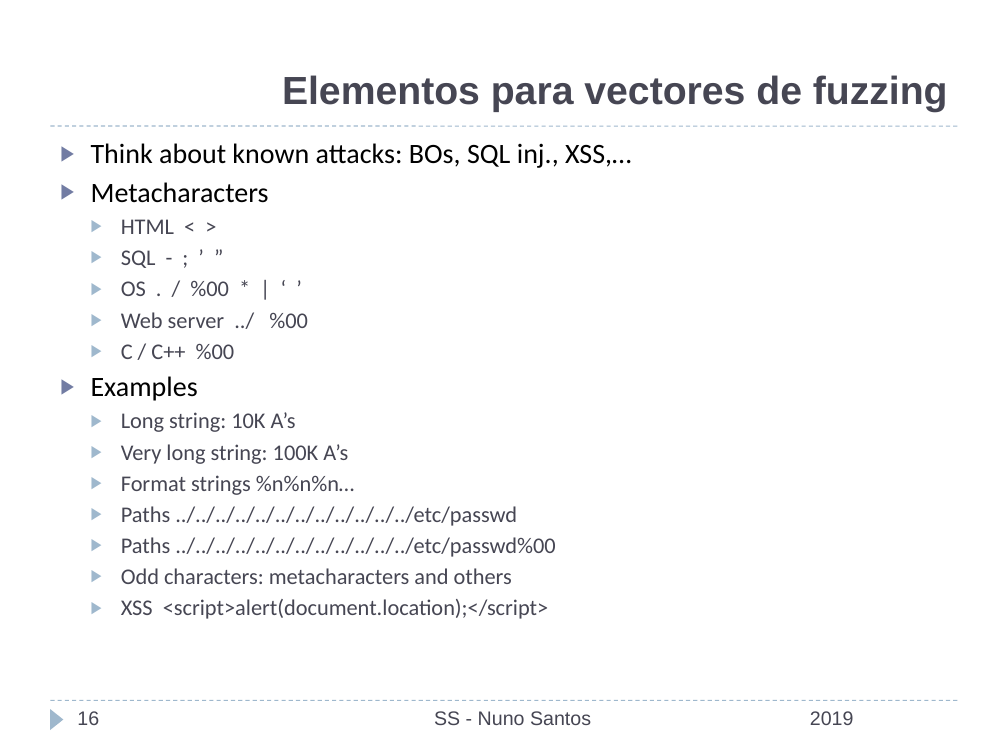
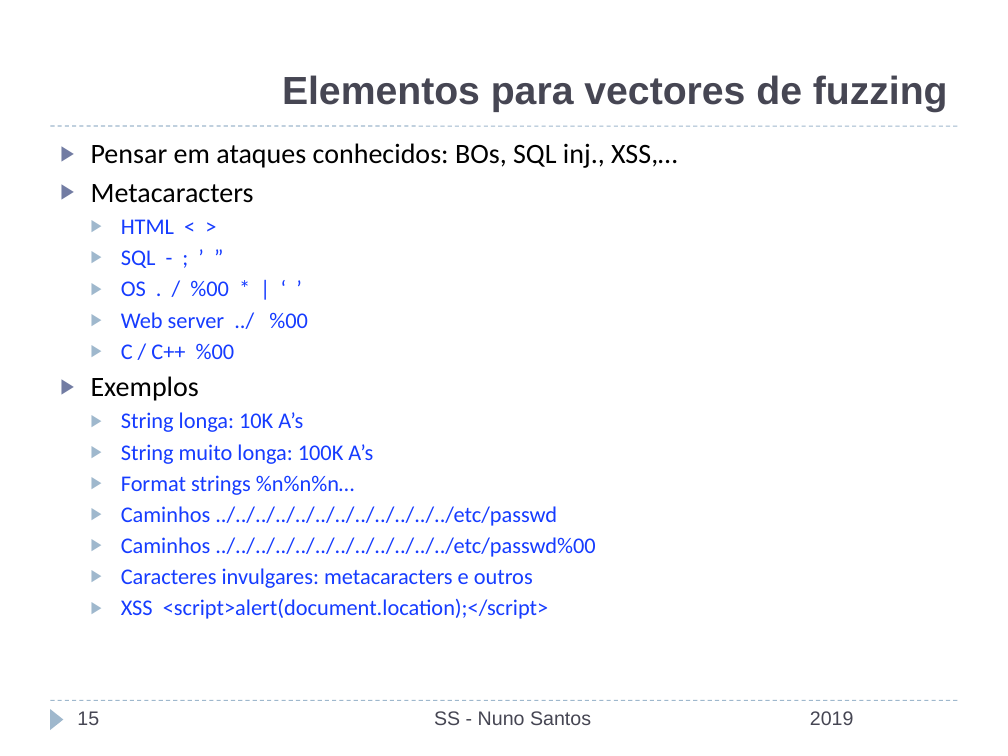
Before and after one commit to nuno-santos/acite2019, a slide deck: slide 15 of teoricas/acite2019-06-auditoria_teste.pptx (slide 16 before the commit). Drawn at 1008x756 pixels with LibreOffice and Linux fonts; fonts in the diff are those of the drawing; background and template pictures are left out. Boxes give left, top, right and bottom in pixels: in the first picture for what was removed or moved away, otherwise in the second. Text is boxed around its words. In the diff, an @@ line names an element or a change of style, - is before the commit and + after.

```diff
--- a/teoricas/acite2019-06-auditoria_teste.pptx
+++ b/teoricas/acite2019-06-auditoria_teste.pptx
@@ text at bbox=[91, 143, 677, 203]: text changed @@
-▶ Think about known attacks: BOs, SQL inj., XSS,…
-▶ Metacharacters
+▶ Pensar em ataques conhecidos: BOs, SQL inj., XSS,…
+▶ Metacaracters
@@ text at bbox=[121, 219, 549, 619]: text colour #464653 to #163CFF in "HTML < >", "SQL - ; ’ ”", "OS . / %00 * | ‘ ...", "Web server ../ %00" and 3 more places @@
@@ text at bbox=[91, 376, 373, 464]: text changed; text colour #464653 to #163CFF @@
-▶ Examples
-  ▶ Long string: 10K A’s
-  ▶ Very long string: 100K A’s
+▶ Exemplos
+  ▶ String longa: 10K A’s
+  ▶ String muito longa: 100K A’s
@@ text at bbox=[121, 506, 595, 588]: text changed; text colour #464653 to #163CFF @@
-  ▶ Paths ../../../../../../../../../../../../etc/passwd
-  ▶ Paths ../../../../../../../../../../../../etc/passwd%00
-  ▶ Odd characters: metacharacters and others
+  ▶ Caminhos ../../../../../../../../../../../../etc/passwd
+  ▶ Caminhos ../../../../../../../../../../../../etc/passwd%00
+  ▶ Caracteres invulgares: metacaracters e outros
@@ page number at bbox=[77, 711, 99, 725]: text changed @@
-16
+15
```
Also in this commit, not shown: 16 other slides changed, 2 slides added, 2 slides removed, 2 other files.
